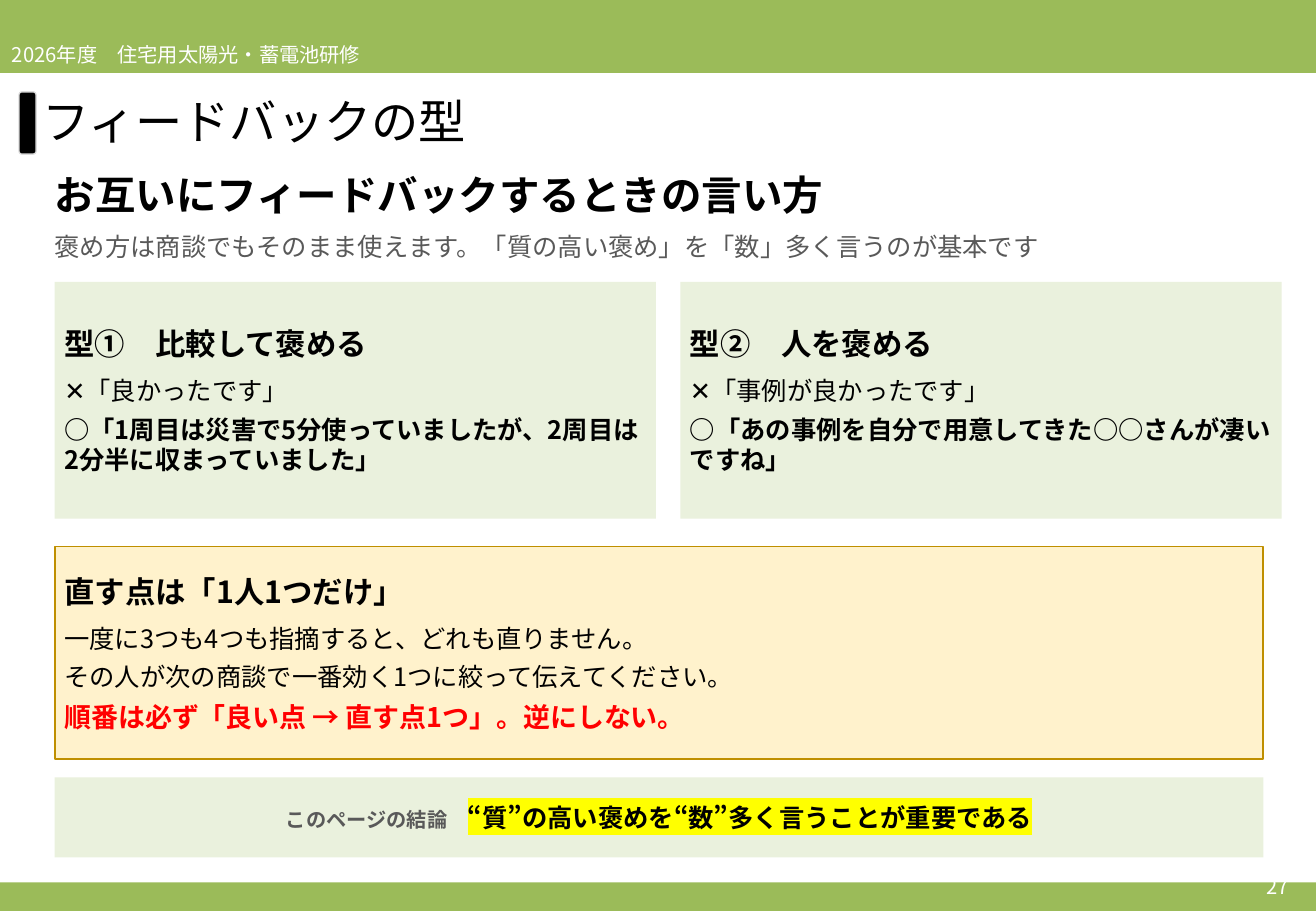
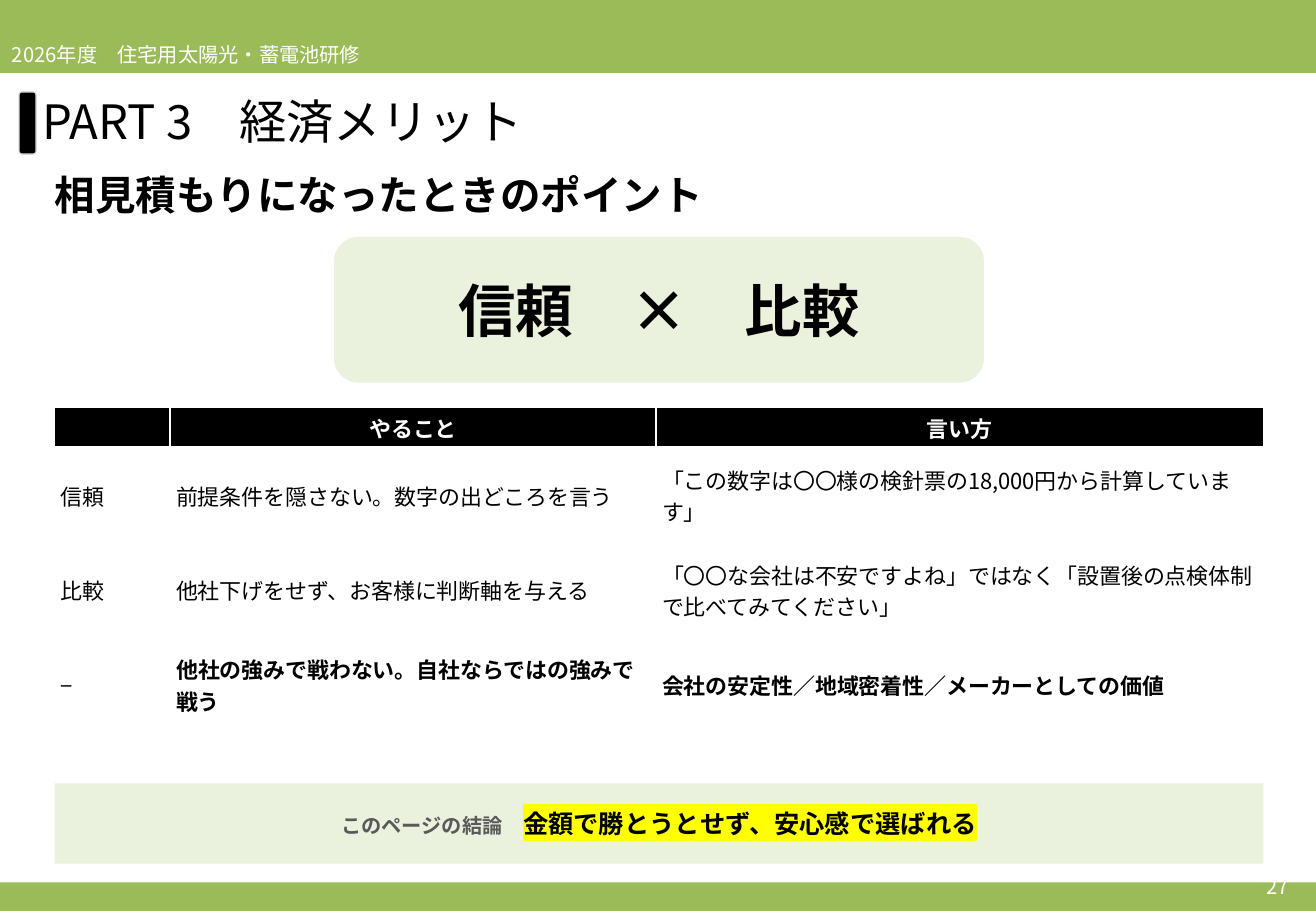
Before and after one commit to soshiro-iki-sys/-, a slide deck: slide 27 of slides/2026営業研修_第3回_必要性訴求②＆ロープレ.pptx. Drawn at 1316x911 pixels with LibreOffice and Linux fonts; fonts in the diff are those of the drawing. Boxes give left, top, right and bottom in pixels: in the first picture for what was removed or moved away, otherwise in the second. Text is boxed around its words. In the diff, an @@ line names an element or a change of style, - is before the commit and + after.

```diff
--- a/slides/2026営業研修_第3回_必要性訴求②＆ロープレ.pptx
+++ b/slides/2026営業研修_第3回_必要性訴求②＆ロープレ.pptx
@@ text at bbox=[42, 99, 523, 143]: text changed @@
-フィードバックの型
+PART 3 経済メリット
@@ text at bbox=[55, 175, 703, 214]: text changed @@
-お互いにフィードバックするときの言い方
+相見積もりになったときのポイント
@@ text removed at bbox=[55, 234, 1039, 258] @@
-褒め方は商談でもそのまま使えます。「質の高い褒め」を「数」多く言うのが基本です
@@ rounded rectangle added at bbox=[334, 237, 984, 383], fill #EAF1DD, 34 pt, text #000000, bold @@
+信頼 × 比較
@@ rectangle removed at bbox=[55, 282, 656, 519] @@
-型① 比較して褒める
-✕「良かったです」
-○「1周目は災害で5分使っていましたが、2周目は2分半に収まっていました」
@@ rectangle removed at bbox=[680, 282, 1282, 519] @@
-型② 人を褒める
-✕「事例が良かったです」
-○「あの事例を自分で用意してきた○○さんが凄いですね」
@@ table added at bbox=[55, 407, 1264, 733], 4 rows, 3 columns @@
+ | やること | 言い方
+信頼 | 前提条件を隠さない。数字の出どころを言う | 「この数字は〇〇様の検針票の18,000円から計算しています」
+比較 | 他社下げをせず、お客様に判断軸を与える | 「〇〇な会社は不安ですよね」ではなく「設置後の点検体制で比べてみてください」
+− | 他社の強みで戦わない。自社ならではの強みで戦う | 会社の安定性／地域密着性／メーカーとしての価値
@@ rectangle removed at bbox=[55, 547, 1264, 759] @@
-直す点は「1人1つだけ」
-一度に3つも4つも指摘すると、どれも直りません。
-その人が次の商談で一番効く1つに絞って伝えてください。
-順番は必ず「良い点 → 直す点1つ」。逆にしない。
@@ rectangle "このページの結論 金額で勝とうとせず、安心感で選ばれる": place and size @@
-rectangle "このページの結論 金額で勝とうとせず、安心感で選ばれる" at bbox=[55, 778, 1264, 858]
+rectangle "このページの結論 金額で勝とうとせず、安心感で選ばれる" at bbox=[55, 784, 1264, 864]
@@ text in rectangle at bbox=[341, 811, 977, 836]: text changed @@
-このページの結論 “質”の高い褒めを“数”多く言うことが重要である
+このページの結論 金額で勝とうとせず、安心感で選ばれる
```
Also in this commit, not shown: 22 other slides changed, 8 slides added, 5 slides removed, 2 other files.
